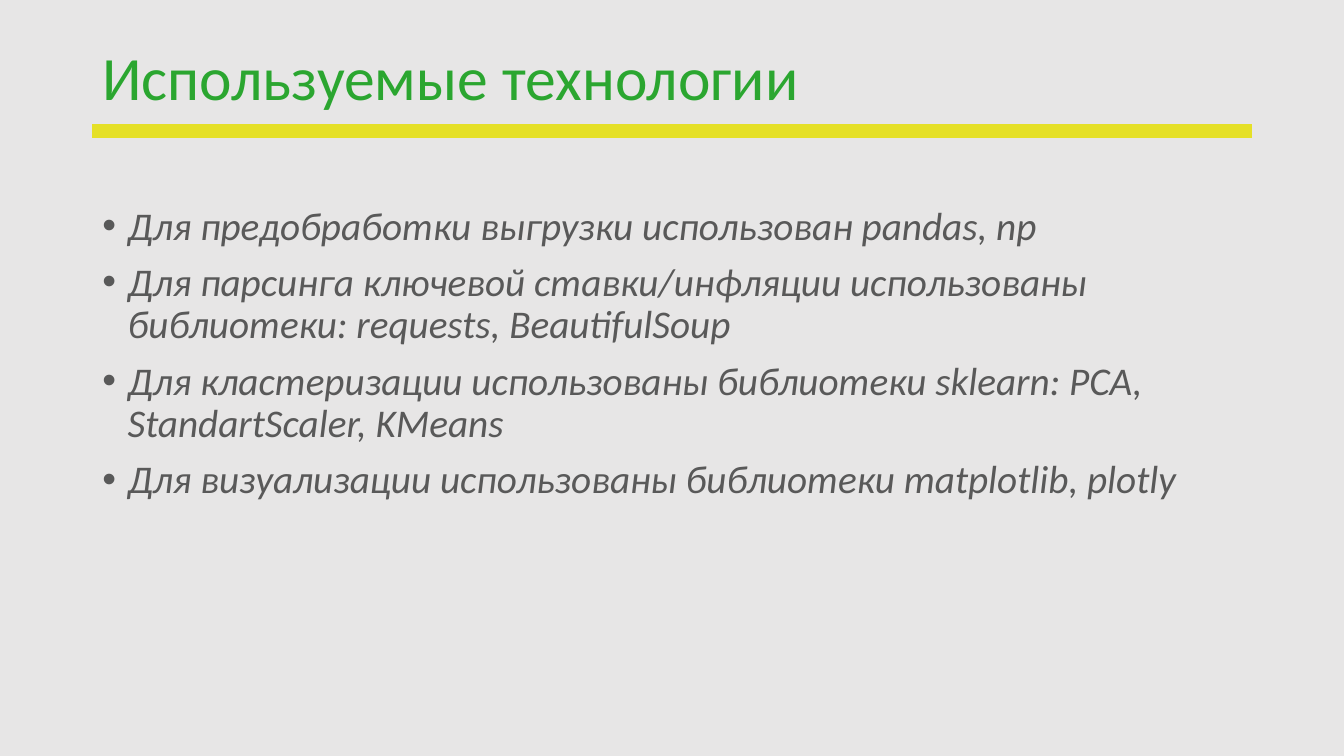
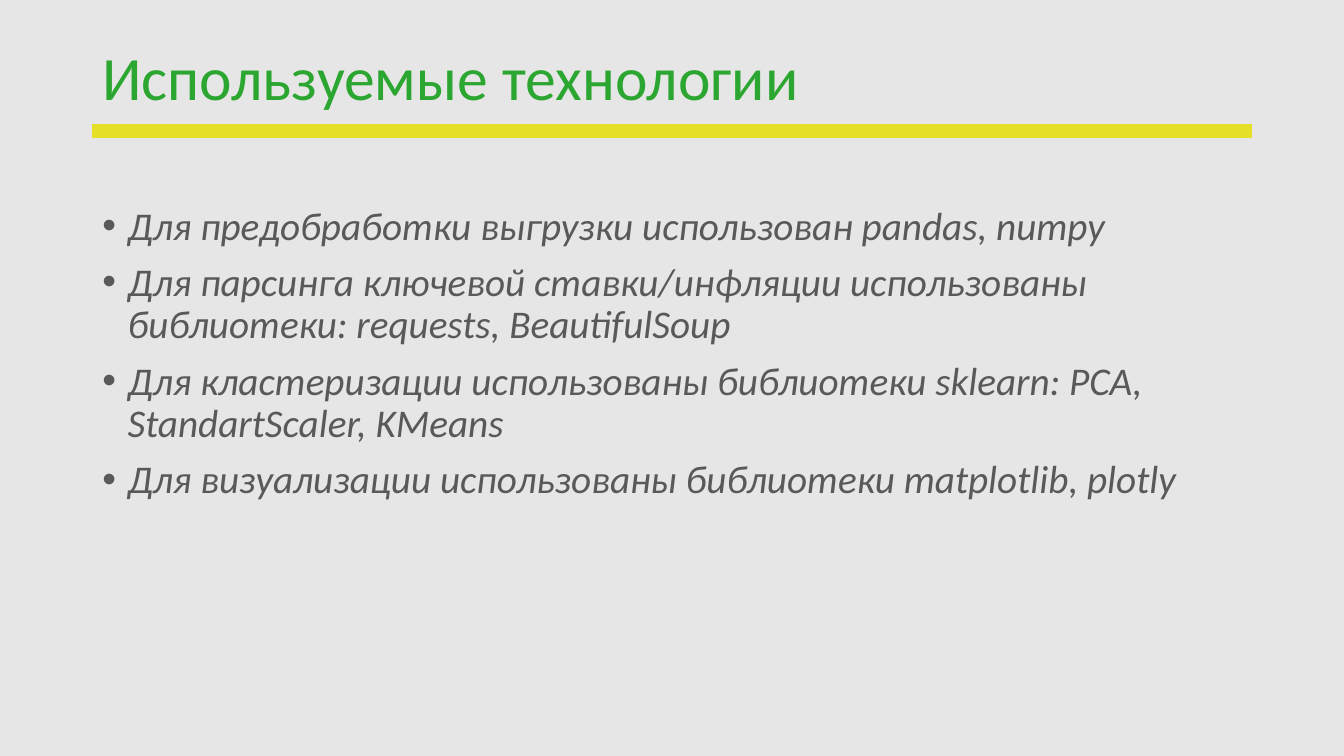
Before and after one commit to buxkirill/reboot_DA, a slide deck: slide 7 of final_project/ПЕРЕЗАПУСК_Защита проекта.pptx. Drawn at 1344x756 pixels with LibreOffice and Linux fonts; fonts in the diff are those of the drawing; background and template pictures are left out. Boxes give left, top, right and bottom in pixels: in the first picture for what was removed or moved away, otherwise in the second. Text is boxed around its words. In the diff, an @@ line names an element or a change of style, - is before the commit and + after.

```diff
--- a/final_project/ПЕРЕЗАПУСК_Защита проекта.pptx
+++ b/final_project/ПЕРЕЗАПУСК_Защита проекта.pptx
@@ text at bbox=[128, 213, 1105, 247]: text changed @@
-• Для предобработки выгрузки использован pandas, np
+• Для предобработки выгрузки использован pandas, numpy
```
Also in this commit, not shown: 2 other slides changed.
